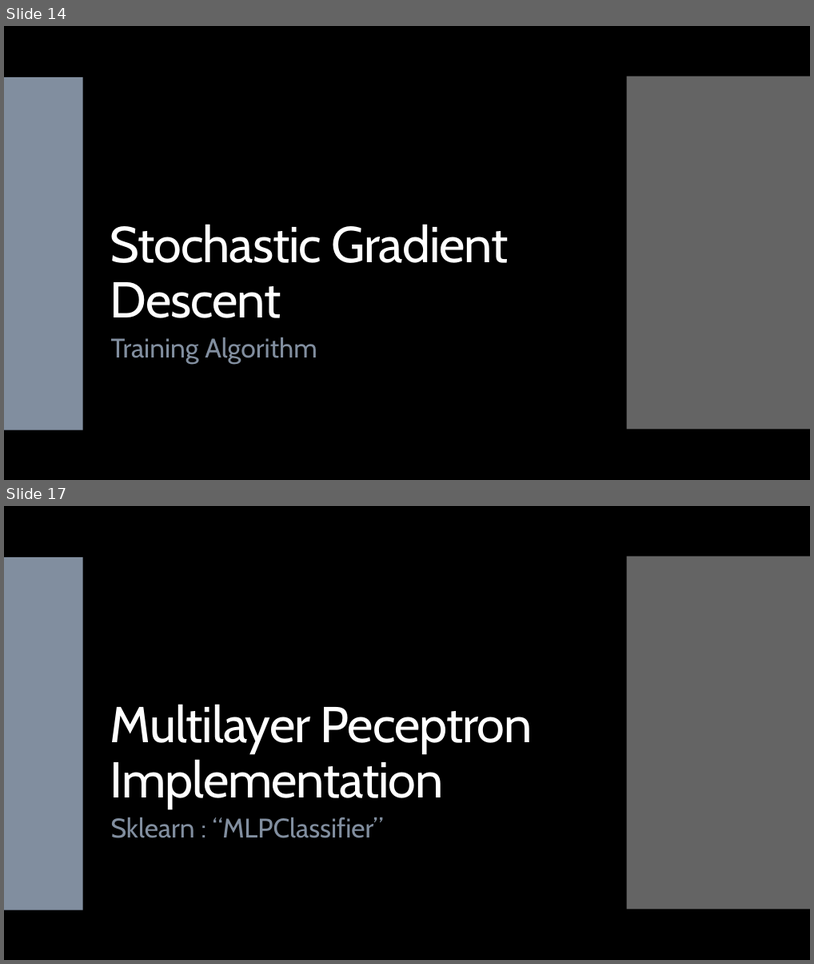
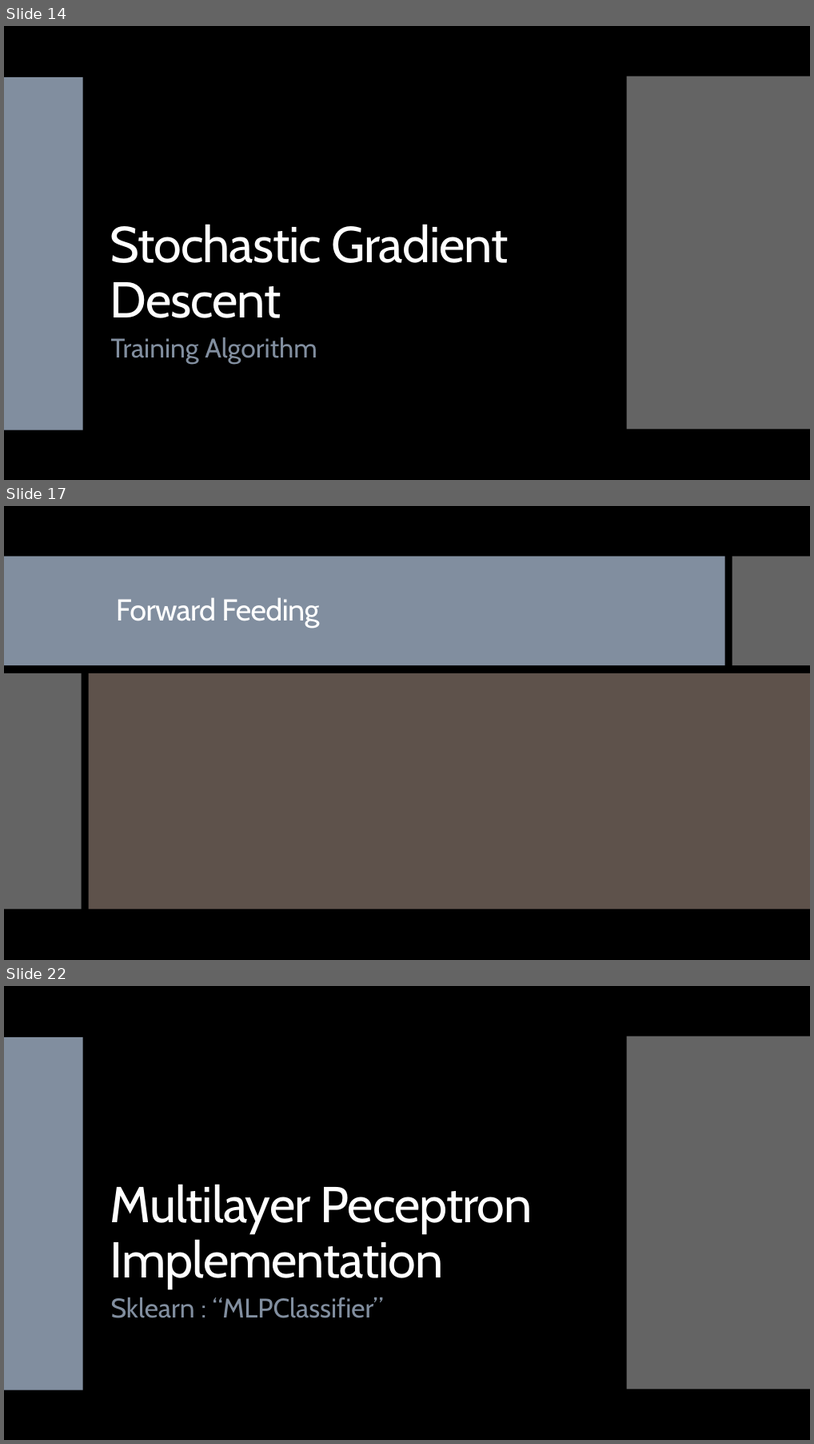
Before and after one commit to landonbuell/Convolutional-Neural-Networks, a slide deck: Presentations/11_03_2020/Training a Multilayer Perceptron with Stochastic Gradient Descent.pptx. Shown one above the other, each under a label of ours: slides 14 and 17 before the commit, slides 14, 17 and 22 after it; the slides between them are not shown. The pictures are 814x964 and 814x1444 pixels, drawn with LibreOffice and Linux fonts; fonts in the diff are those of the drawing; grey boxes stand for pictures. Boxes give left, top, right and bottom in pixels: in the first picture for what was removed or moved away, otherwise in the second. Text is boxed around its words. In the diff, an @@ line names an element or a change of style, - is before the commit and + after.

```diff
--- a/Presentations/11_03_2020/Training a Multilayer Perceptron with Stochastic Gradient Descent.pptx
+++ b/Presentations/11_03_2020/Training a Multilayer Perceptron with Stochastic Gradient Descent.pptx
@@ slide 17 added at box(4, 506, 810, 960), background #000000; not listed: 2 template elements that a slide beside it also shows @@
@@ rectangle added at box(4, 506, 810, 960), fill #000000 @@
@@ rectangle added at box(4, 556, 726, 666), fill #818E9F @@
@@ rectangle added at box(733, 556, 810, 666), fill #C8C8C8 at 50% opacity @@
@@ title added at box(116, 597, 319, 628), 36 pt, text #FFFFFF @@
+Forward Feeding
@@ rectangle added at box(4, 673, 82, 909), fill #C8C8C8 at 50% opacity @@
@@ rectangle added at box(89, 673, 810, 909), fill #9D897D at 60% opacity @@
@@ what was slide 17 is now slide 22 @@
```
Also in this commit, not shown: 17 slides changed, 5 other slides added, 2 other files.
